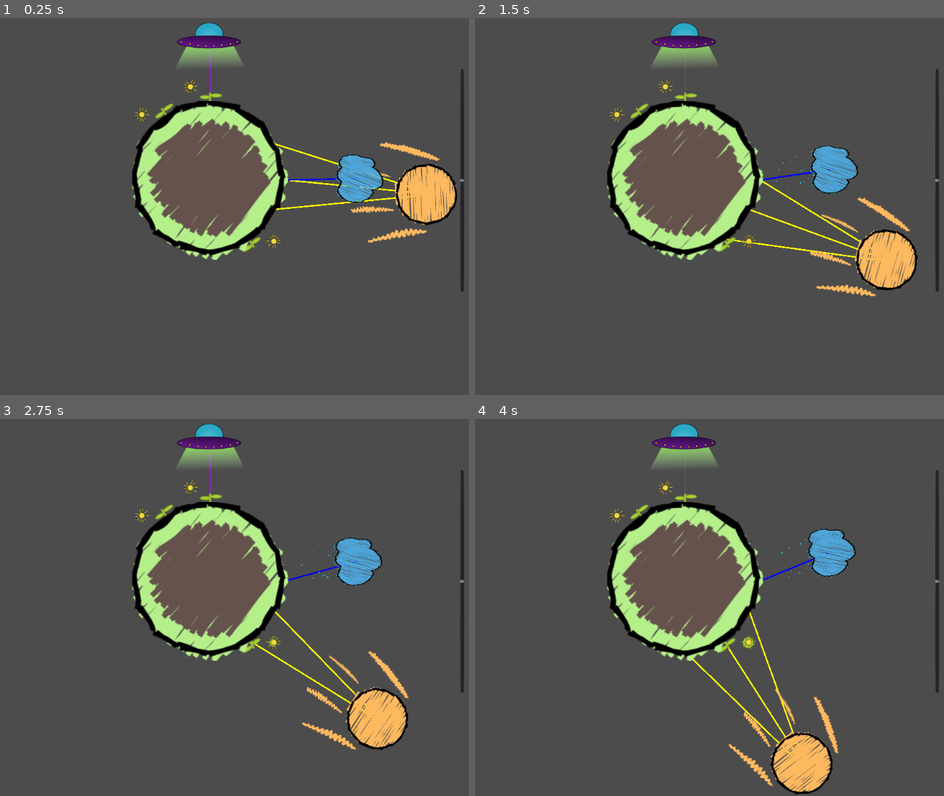
Above: before the commit, frames 1-4 (two rows, left to right).
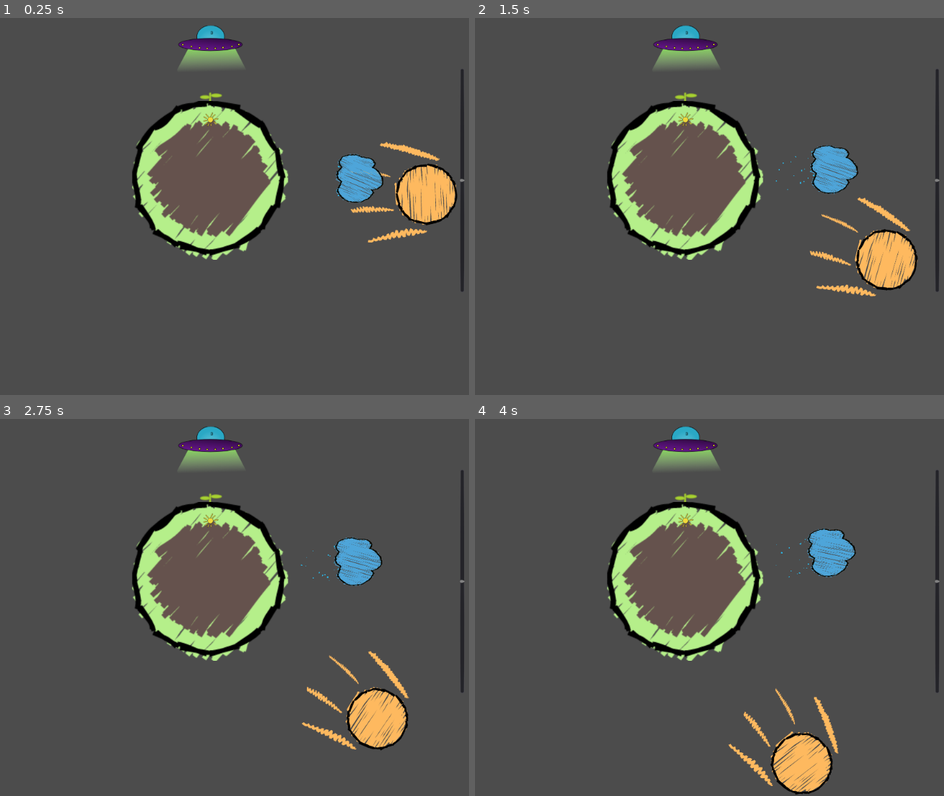
Above: after the commit, the same moments.

Repository: vnznznz/ld52
Game: Godot game, scene res://main.tscn
Same seed, same stepped clock (60 frames per second), same inputs: the game is played once before the commit and once after it.
Inputs (mouse positions are in pixels of both pictures, inside the frame that each line leads up to):
- Up to frame 1 (0.25 s): no input
- Up to frame 2 (1.5 s): move the mouse to (812, 157) at 0.52 s; click (812, 157) at 0.67 s; drag from (568, 202) to (657, 266) at 1.27 s
- Up to frame 3 (2.75 s): move the mouse to (267, 486) at 2.02 s; click (267, 486) at 2.17 s
- Up to frame 4 (4 s): drag from (657, 667) to (512, 517) at 2.77 s; move the mouse to (854, 645) at 3.52 s; click (854, 645) at 3.67 s

The runs differ from the first frame. In frame 1, 1.0% of the frame differs, in the area x 28-90%, y 1-63%; in frame 2, 1.1%; in frame 3, 1.0%; in frame 4, 1.1%, in the area x 28-76%, y 1-91%.

Commit message:
gameplay loop

Diff:
--- a/godot/harvester.tscn
+++ b/godot/harvester.tscn
@@ -3,7 +3,15 @@
 [ext_resource path="res://assets/harvester.png" type="Texture" id=1]
 
 [node name="harvester" type="Node2D"]
-position = Vector2( 0, -344 )
 
 [node name="sprite" type="Sprite" parent="."]
 texture = ExtResource( 1 )
+
+[node name="harvest_label" type="Label" parent="."]
+modulate = Color( 0, 0, 0, 1 )
+margin_left = -20.0
+margin_top = -65.0
+margin_right = 20.0
+margin_bottom = -51.0
+text = "0"
+align = 1
--- a/godot/planet.tscn
+++ b/godot/planet.tscn
@@ -27,7 +27,6 @@
 
 [node name="planting_spot6" parent="planting_spots" instance=ExtResource( 3 )]
 position = Vector2( 102, 157 )
-has_active_plant = true
 
 [node name="planting_spot7" parent="planting_spots" instance=ExtResource( 3 )]
 position = Vector2( 1, 190 )
@@ -46,7 +45,6 @@
 
 [node name="planting_spot12" parent="planting_spots" instance=ExtResource( 3 )]
 position = Vector2( -114, -171 )
-has_active_plant = true
 
 [node name="sprite" type="Sprite" parent="."]
 scale = Vector2( 2, 2 )
--- a/godot/scripts/G.gd
+++ b/godot/scripts/G.gd
@@ -5,10 +5,12 @@
 var NEEDS_RAIN = "needs_rain"
 var NEEDS_HARVESTER = "needs_harvester"
 
+var NEEDS_HARVEST_EVENT = "needs_harvest_event"
+
 var label = Label.new()
 var DEFAULT_FONT = label.get_font("")
 
 
-var PLANT_SUN_ANGLE = 50
-var PLANT_RAIN_ANGLE = 35
+var PLANT_SUN_ANGLE = 55
+var PLANT_RAIN_ANGLE = 40
 var PLANT_HARVESTER_ANGLE = 20
--- a/godot/scripts/harvester.gd
+++ b/godot/scripts/harvester.gd
@@ -4,15 +4,39 @@
 # Declare member variables here. Examples:
 # var a = 2
 # var b = "text"
+var collectors = {}
 
+var harvest_count = 0
 
 # Called when the node enters the scene tree for the first time.
 func _ready():
+	add_to_group(G.NEEDS_HARVEST_EVENT)
 	yield(get_tree(), "idle_frame")
 	get_tree().call_group(G.NEEDS_HARVESTER, "set_harvester", self)
 
 
+func send_collector(plant_spot):
+	if not collectors.has(plant_spot):
+		collectors[plant_spot] = 0
 
-# Called every frame. 'delta' is the elapsed time since the previous frame.
-#func _process(delta):
-#	pass
+func stop_sending_collector(plant_spot):
+	collectors.erase(plant_spot)
+
+func on_harvest():
+	harvest_count += 1
+	$harvest_label.text = "%s" %[harvest_count]
+
+func _process(delta):
+	update()
+	for plant_spot in collectors:
+		collectors[plant_spot] += delta
+		if collectors[plant_spot] >= 3:
+			plant_spot.harvest()
+			collectors[plant_spot] -= 3
+
+
+
+func _draw():
+	for plant_spot in collectors:
+		var delta = to_local(plant_spot.global_position) * (1-(collectors[plant_spot]/3.0) )
+		draw_circle(delta, 10, Color.purple)
--- a/godot/scripts/planet.gd
+++ b/godot/scripts/planet.gd
@@ -5,12 +5,23 @@
 var drag_end:Vector2
 var rotate_mag:float = 0
 func _ready():
+	add_to_group(G.NEEDS_HARVEST_EVENT)
 	yield(get_tree(), "idle_frame")
 	get_tree().call_group(G.NEEDS_PLANET, "set_planet", self)
 
 
 func easeInCirc(x):
 	return 1 - sqrt(1 - pow(x, 2));
+
+
+func on_harvest():
+	var candidates_to_unlock = []
+	for plant_spot in $planting_spots.get_children():
+		if not plant_spot.has_active_plant:
+			candidates_to_unlock.append(plant_spot)
+
+	if len(candidates_to_unlock) > 0:
+		candidates_to_unlock[randi() % len(candidates_to_unlock)].has_active_plant=true
 
 func _process(delta):
 	pass
--- a/godot/scripts/planting_spot.gd
+++ b/godot/scripts/planting_spot.gd
@@ -66,8 +66,30 @@
 	else:
 		$plant.visible = false
 
+	if has_active_plant:
+		if has_sun_exposure and $plant/tomato.needs_sun():
+			sun.send_power(self)
+		else:
+			sun.stop_sending_power(self)
 
+		if has_rain_exposure and $plant/tomato.needs_rain():
+			rain.send_rain(self)
+		else:
+			rain.stop_sending_rain(self)
 
+		if has_harvester_exposure and $plant/tomato.needs_harvest():
+			harvester.send_collector(self)
+		else:
+			harvester.stop_sending_collector(self)
+
+func receive_sun_power():
+	$plant/tomato.receive_sun_power()
+
+func receive_rain():
+	$plant/tomato.receive_rain()
+
+func harvest():
+	$plant/tomato.harvest()
 
 
 func _draw():
@@ -81,15 +103,16 @@
 	# draw_string(G.DEFAULT_FONT, (Vector2.UP * 200),"%f°" % [angle_to_sun])
 
 	var marker_color = Color.darkgoldenrod
-	if has_sun_exposure:
-		marker_color = Color.green
-		draw_line(Vector2.ZERO, to_local(sun.global_position), Color.yellow, 4)
-	if has_rain_exposure:
-		marker_color = Color.green
-		draw_line(Vector2.ZERO, to_local(rain.global_position), Color.blue, 4)
-	if has_harvester_exposure:
-		marker_color = Color.green
-		draw_line(Vector2.ZERO, to_local(harvester.global_position), Color.purple, 1)
+	if has_active_plant:
+		if has_sun_exposure and $plant/tomato.needs_sun():
+			marker_color = Color.green
+			draw_line(Vector2.ZERO, to_local(sun.global_position), Color.yellow, 4)
+		if has_rain_exposure and $plant/tomato.needs_rain():
+			marker_color = Color.green
+			draw_line(Vector2.ZERO, to_local(rain.global_position), Color.blue, 4)
+		if has_harvester_exposure and $plant/tomato.needs_harvest():
+			marker_color = Color.green
+			draw_line(Vector2.ZERO, to_local(harvester.global_position), Color.purple, 1)
 
 		# draw_line(Vector2.ZERO, (Vector2.UP * 200).rotated(-PI/4), marker_color, 4)
 		# draw_line(Vector2.ZERO, (Vector2.UP * 200).rotated(PI/4), marker_color, 4)
--- a/godot/scripts/rain.gd
+++ b/godot/scripts/rain.gd
@@ -3,7 +3,7 @@
 export var speed:float = 2
 
 var planet:Node2D
-
+var rain_delivery = {}
 var angle = 0
 
 # Called when the node enters the scene tree for the first time.
@@ -17,6 +17,12 @@
 func set_planet(planet):
 	self.planet = planet
 
+func send_rain(plant_spot):
+	if not rain_delivery.has(plant_spot):
+		rain_delivery[plant_spot] = 0
+
+func stop_sending_rain(plant_spot):
+	rain_delivery.erase(plant_spot)
 
 func _process(delta):
 	if not is_instance_valid(planet):
@@ -28,8 +34,19 @@
 	# self.global_position = get_global_mouse_position()
 	self.rotation = atan2(planet.position.y - position.y, planet.position.x - position.x) - PI/2
 
+	update()
+	for plant_spot in rain_delivery:
+		rain_delivery[plant_spot] += delta
+		if rain_delivery[plant_spot] >= 2:
+			plant_spot.receive_rain()
+			rain_delivery[plant_spot] -= 2
+
 func _draw():
 	if not is_instance_valid(planet):
 		return
 	#draw_circle(to_local(planet.global_position), 5, Color.yellow)
 	#draw_line(Vector2.ZERO, to_local(planet.global_position), Color.yellow, 4)
+
+	for plant_spot in rain_delivery:
+		var delta = to_local(plant_spot.global_position) * (rain_delivery[plant_spot] / 2)
+		draw_circle(delta, 15, Color.blue)
--- a/godot/scripts/sun.gd
+++ b/godot/scripts/sun.gd
@@ -6,6 +6,8 @@
 var planet:Node2D
 
 var angle = 0
+
+var power_delivery = {}
 
 # Called when the node enters the scene tree for the first time.
 func _ready():
@@ -18,19 +20,35 @@
 func set_planet(planet):
 	self.planet = planet
 
+func send_power(plant_spot):
+	if not power_delivery.has(plant_spot):
+		power_delivery[plant_spot] = 0
+
+func stop_sending_power(plant_spot):
+	power_delivery.erase(plant_spot)
 
 func _process(delta):
 	if not is_instance_valid(planet):
 		return
-	# update()
+	update()
 
 	angle += speed * delta
 	self.global_position = Vector2(planet.position.x + radius * cos(angle), planet.position.y + radius * sin(angle))
 	# self.global_position = get_global_mouse_position()
 	self.rotation = atan2(planet.position.y - position.y, planet.position.x - position.x) + PI/2
 
+	for plant_spot in power_delivery:
+		power_delivery[plant_spot] += delta
+		if power_delivery[plant_spot] >= 1:
+			plant_spot.receive_sun_power()
+			power_delivery[plant_spot] -= 1
+
 func _draw():
 	if not is_instance_valid(planet):
 		return
 	#draw_circle(to_local(planet.global_position), 5, Color.yellow)
 	#draw_line(Vector2.ZERO, to_local(planet.global_position), Color.yellow, 4)
+
+	for plant_spot in power_delivery:
+		var delta = to_local(plant_spot.global_position) * power_delivery[plant_spot]
+		draw_circle(delta, 10, Color.gold)
--- a/godot/scripts/tomato.gd
+++ b/godot/scripts/tomato.gd
@@ -12,10 +12,11 @@
 var HARVESTER_EXPOSURE_STRENGTH:float = 300.0
 var HARVESTER_EXPOSURE_DECAY:float = 25.0
 
-
 var current_exposure:float = 0
 var current_growth_level:int = 0
 var has_required_exposure:bool = false
+var is_need_active:bool = true
+
 
 enum NEEDS {
 	SUN = 0,
@@ -27,11 +28,11 @@
 
 
 var GROWTH_LEVELS = [
-	[NEEDS.SUN, 800],
-	[NEEDS.SHADE, 1200],
-	[NEEDS.RAIN, 800],
-	[NEEDS.SUN, 800],
-	[NEEDS.HARVEST, 100],
+	[NEEDS.SUN, 3],
+	[NEEDS.RAIN, 1],
+	[NEEDS.SUN, 2],
+	[NEEDS.RAIN, 2],
+	[NEEDS.HARVEST, 1],
 ]
 
 
@@ -44,64 +45,78 @@
 	$sprite.frame = 0
 
 
+func receive_sun_power():
+	if not is_need_active:
+		return
+	var current_need =  GROWTH_LEVELS[current_growth_level][0]
+	var required_exposure = GROWTH_LEVELS[current_growth_level][1]
+	if current_need == NEEDS.SUN:
+		current_exposure += 1
+	# elif current_need == NEEDS.SHADE:
+	#	current_exposure -= 1
+
+func receive_rain():
+	if not is_need_active:
+		return
+	var current_need =  GROWTH_LEVELS[current_growth_level][0]
+	var required_exposure = GROWTH_LEVELS[current_growth_level][1]
+	if current_need == NEEDS.RAIN:
+		current_exposure += 1
+
+func harvest():
+	if not is_need_active:
+		return
+	var current_need =  GROWTH_LEVELS[current_growth_level][0]
+	var required_exposure = GROWTH_LEVELS[current_growth_level][1]
+	if current_need == NEEDS.HARVEST:
+		current_growth_level = 0
+		get_tree().call_group(G.NEEDS_HARVEST_EVENT, "on_harvest")
+
+
 func _process(delta):
 	update()
 	var current_need =  GROWTH_LEVELS[current_growth_level][0]
 	var required_exposure = GROWTH_LEVELS[current_growth_level][1]
 
-	if current_need == NEEDS.SUN:
-		if has_sun_exposure:
-			current_exposure += SUN_EXPOSURE_STRENGTH * delta
-			has_required_exposure = true
-		else:
-			current_exposure -= SUN_EXPOSURE_DECAY * delta
-			has_required_exposure = false
-	elif current_need == NEEDS.SHADE:
-		if has_sun_exposure:
-			current_exposure -= SUN_EXPOSURE_STRENGTH * delta
-			has_required_exposure = false
-		else:
-			current_exposure += SUN_EXPOSURE_DECAY * delta
-			has_required_exposure = true
-	elif current_need == NEEDS.RAIN:
-		if has_rain_exposure:
-			current_exposure += RAIN_EXPOSURE_STRENGTH * delta
-			has_required_exposure = true
-		else:
-			current_exposure -= RAIN_EXPOSURE_DECAY * delta
-			has_required_exposure = false
-	elif current_need == NEEDS.NORAIN:
-		if has_rain_exposure:
-			current_exposure -= RAIN_EXPOSURE_STRENGTH * delta
-			has_required_exposure = false
-		else:
-			current_exposure += RAIN_EXPOSURE_DECAY * delta
-			has_required_exposure = true
-
-
 	if current_exposure >= required_exposure:
 		current_growth_level += 1
-		current_exposure = GROWTH_LEVELS[current_growth_level][1] * 0.5
-	elif current_exposure <= 0 and current_growth_level > 0:
+		$enable_need.start(rand_range(1, 3))
+		is_need_active = false
+		current_exposure = 0
+	elif current_exposure < 0 and current_growth_level > 0:
 		current_growth_level -= 1
-		current_exposure = GROWTH_LEVELS[current_growth_level][1] * 0.5
 
 	current_exposure = clamp(current_exposure, 0, required_exposure)
 
 	$icon.frame = GROWTH_LEVELS[current_growth_level][0]
+	$icon.visible = is_need_active
+
 	$sprite.frame = current_growth_level
 
+func needs_sun():
+	return GROWTH_LEVELS[current_growth_level][0] == NEEDS.SUN
+
+func needs_rain():
+	return GROWTH_LEVELS[current_growth_level][0] == NEEDS.RAIN
+
+func needs_harvest():
+	return GROWTH_LEVELS[current_growth_level][0] == NEEDS.HARVEST
 
 func _draw():
 	var marker_color = Color.gray
 	var required_exposure = GROWTH_LEVELS[current_growth_level][1]
 	if has_required_exposure:
 		marker_color = Color.yellowgreen
-	draw_circle($icon.position, 5, marker_color)
-	draw_circle($icon.position, 5 + 30 * (current_exposure / required_exposure), marker_color)
 
+	$icon.draw_circle(Vector2.ZERO, 5, marker_color)
+	$icon.draw_circle(Vector2.ZERO, 5 + 30 * (current_exposure / required_exposure), marker_color)
+	$icon.update()
 
 
 func _on_grow_rate_timeout():
 	$sprite.frame = ($sprite.frame + 1) % 5
 	print($sprite.frame)
+
+
+func _on_enable_need_timeout():
+	is_need_active = true
--- a/godot/tomato.tscn
+++ b/godot/tomato.tscn
@@ -14,13 +14,14 @@
 frame = 4
 
 [node name="icon" type="Sprite" parent="."]
-position = Vector2( -52, -43 )
+position = Vector2( 2, 45 )
 z_index = 10
 z_as_relative = false
 texture = ExtResource( 3 )
 hframes = 5
 
-[node name="grow_rate" type="Timer" parent="."]
-wait_time = 0.5
+[node name="enable_need" type="Timer" parent="."]
+wait_time = 2.0
+one_shot = true
 
-[connection signal="timeout" from="grow_rate" to="." method="_on_grow_rate_timeout"]
+[connection signal="timeout" from="enable_need" to="." method="_on_enable_need_timeout"]
--- a/godot/world.tscn
+++ b/godot/world.tscn
@@ -25,6 +25,7 @@
 speed = 0.25
 
 [node name="harvester" parent="." instance=ExtResource( 3 )]
+position = Vector2( 4, -337 )
 script = ExtResource( 6 )
 
 [node name="rain" parent="." instance=ExtResource( 4 )]
